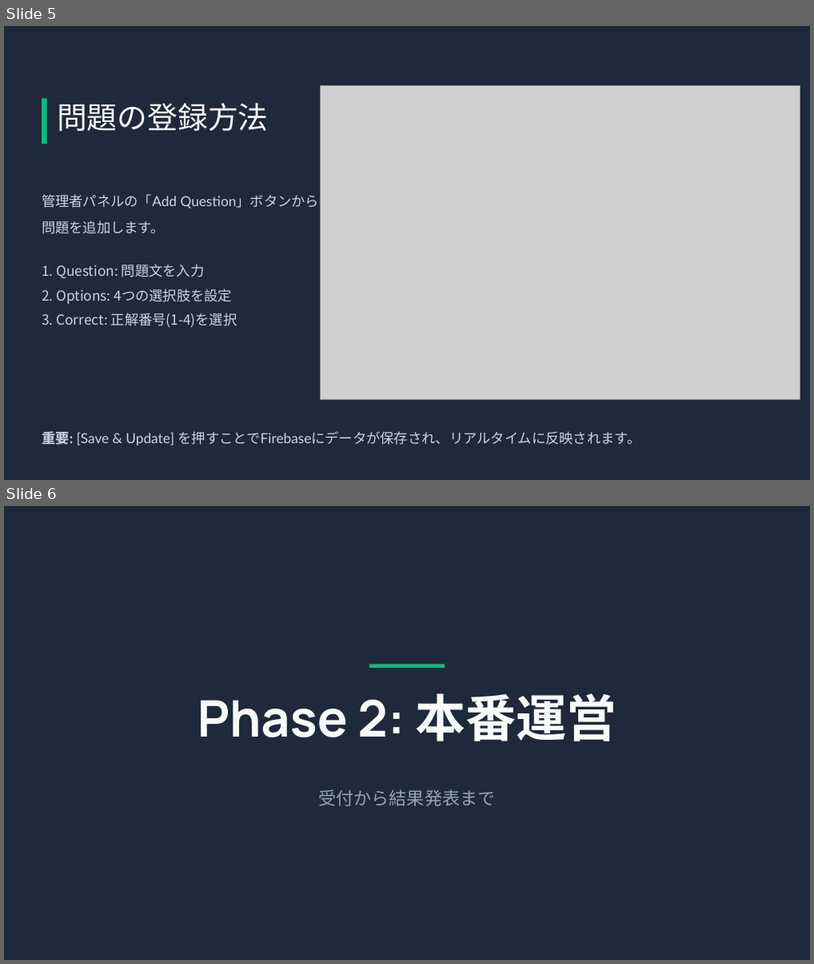
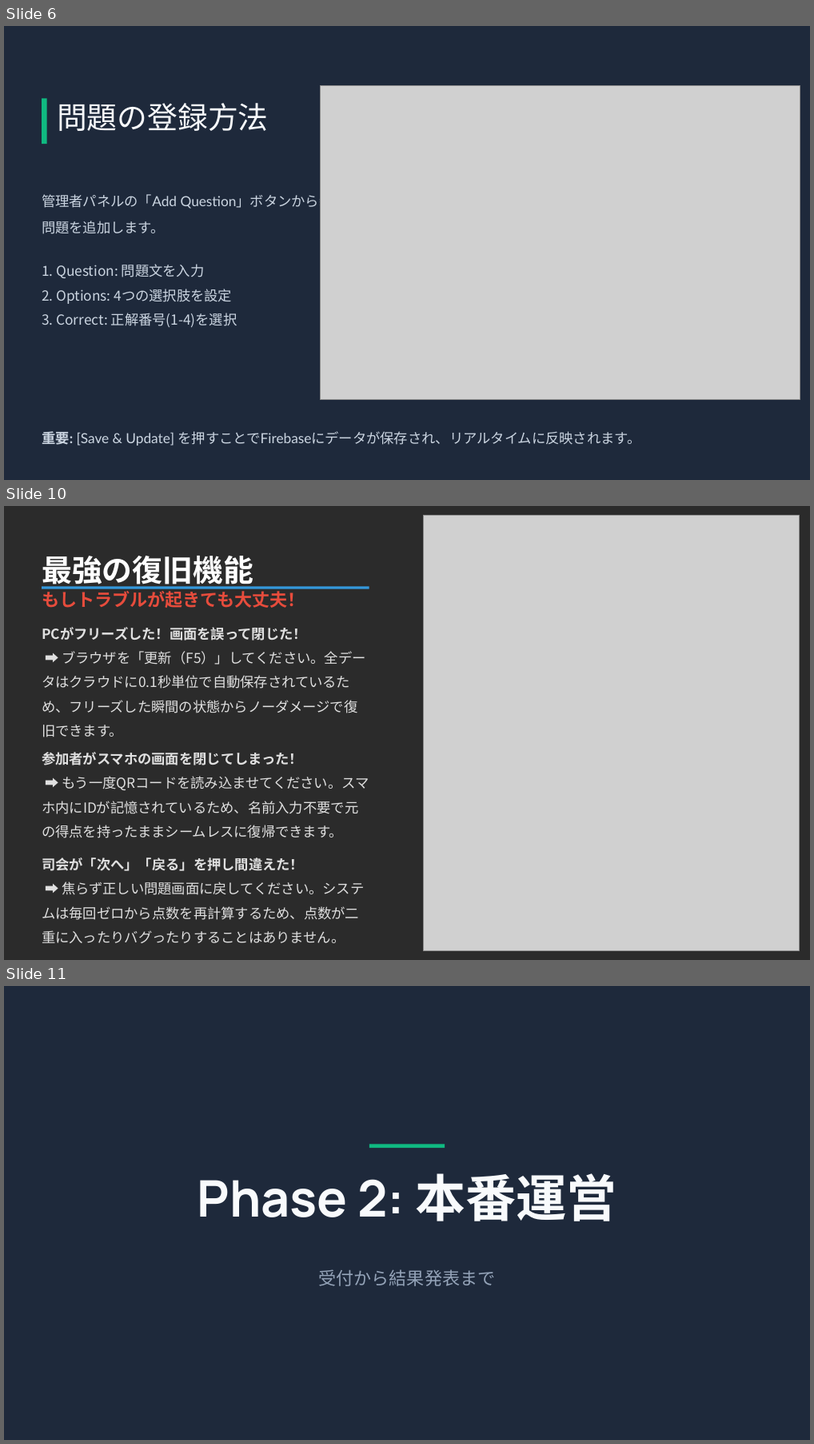
Before and after one commit to h-sakamoto-tech/quiz-app, a slide deck: Manual.pptx. Shown one above the other, each under a label of ours: slides 5 and 6 before the commit, slides 6, 10 and 11 after it; the slides between them are not shown. The pictures are 814x964 and 814x1444 pixels, drawn with LibreOffice and Linux fonts; fonts in the diff are those of the drawing; grey boxes stand for pictures; background and template pictures are left out; a plain dark background stands for a picture behind light text. Boxes give left, top, right and bottom in pixels: in the first picture for what was removed or moved away, otherwise in the second. Text is boxed around its words. In the diff, an @@ line names an element or a change of style, - is before the commit and + after.

```diff
--- a/Manual.pptx
+++ b/Manual.pptx
@@ slide 10 added at box(4, 506, 810, 960), background picture (left out) @@
@@ picture added at box(424, 515, 800, 951) @@
@@ text added at box(42, 556, 254, 589), 36 pt, text #FFFFFF, bold @@
+最強の復旧機能
@@ rectangle added at box(42, 587, 370, 589), fill #3498DB @@
@@ text added at box(42, 588, 306, 608), 21 pt, text #E74C3C, bold @@
+もしトラブルが起きても大丈夫！
@@ text added at box(42, 627, 366, 737), 16.5 pt, text #E0E0E0 @@
+PCがフリーズした！画面を誤って閉じた！
+➡ ブラウザを「更新（F5）」してください。全データはクラウドに0.1秒単位で自動保存されているため、フリーズした瞬間の状態からノーダメージで復旧できます。
@@ text added at box(42, 752, 369, 838), 16.5 pt, text #E0E0E0 @@
+参加者がスマホの画面を閉じてしまった！
+➡ もう一度QRコードを読み込ませてください。スマホ内にIDが記憶されているため、名前入力不要で元の得点を持ったままシームレスに復帰できます。
@@ text added at box(42, 857, 364, 943), 16.5 pt, text #E0E0E0 @@
+司会が「次へ」「戻る」を押し間違えた！
+➡ 焦らず正しい問題画面に戻してください。システムは毎回ゼロから点数を再計算するため、点数が二重に入ったりバグったりすることはありません。
@@ what was slide 5 is now slide 6 @@
@@ what was slide 6 is now slide 11 @@
```
Also in this commit, not shown: 7 other slides added.
